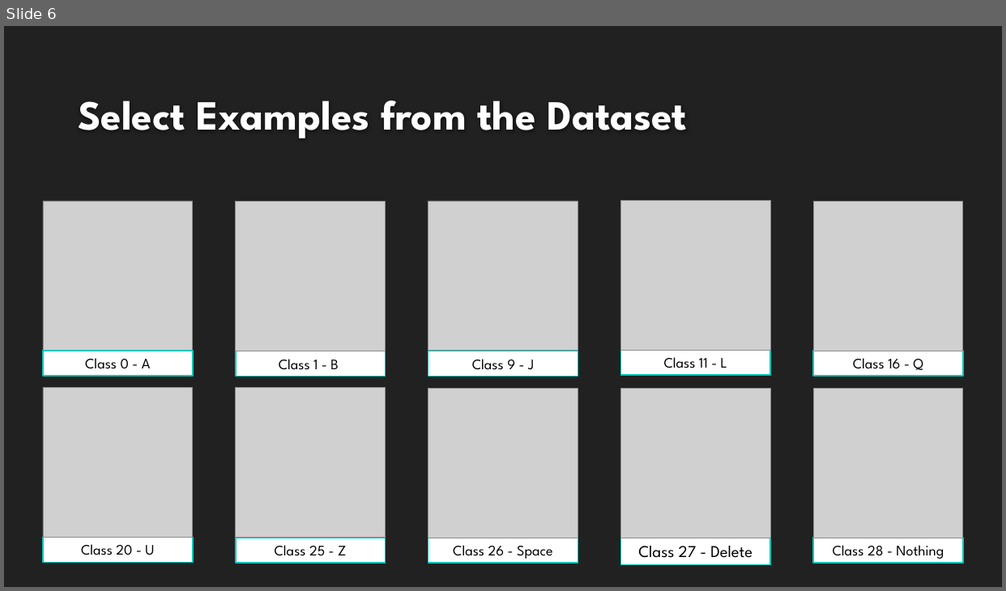
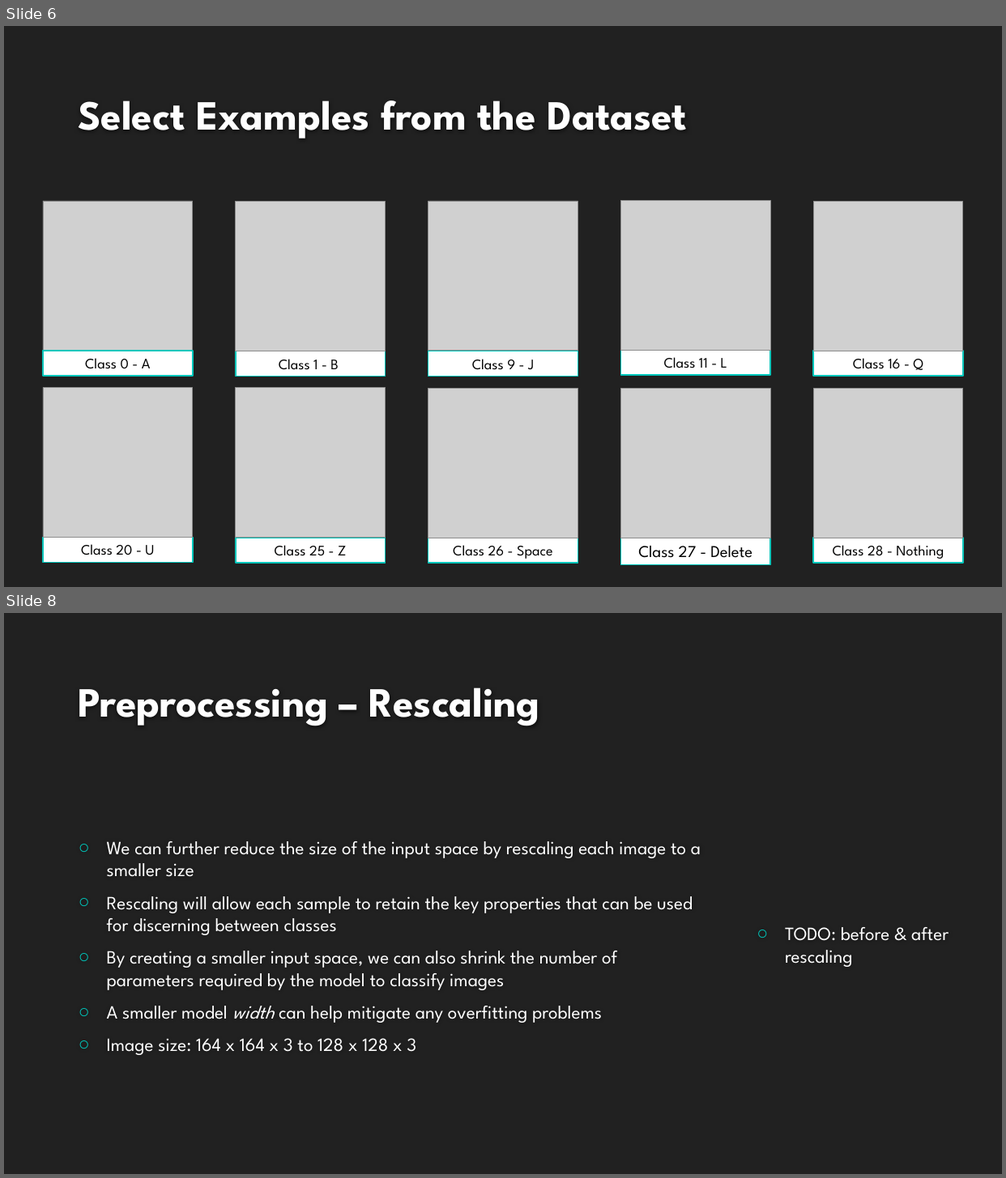
Before and after one commit to landonbuell/Buell-Masters-Project, a slide deck: milestones/BUELL_ENGR6970_Milestone04.pptx. Shown one above the other, each under a label of ours: slide 6 before the commit, slides 6 and 8 after it; the slides between them are not shown. The pictures are 1006x591 and 1006x1178 pixels, drawn with LibreOffice and Linux fonts; fonts in the diff are those of the drawing; grey boxes stand for pictures; background and template pictures are left out. Boxes give left, top, right and bottom in pixels: in the first picture for what was removed or moved away, otherwise in the second. Text is boxed around its words. In the diff, an @@ line names an element or a change of style, - is before the commit and + after.

Commit message:
Added some slides on cropping and rescaling

```diff
--- a/milestones/BUELL_ENGR6970_Milestone04.pptx
+++ b/milestones/BUELL_ENGR6970_Milestone04.pptx
@@ slide 8 added at (4, 613, 1002, 1174), background #212121 @@
@@ title added at (78, 688, 540, 726), 40 pt, text #FEFEFE, bold @@
+Preprocessing – Rescaling
@@ text added at (107, 841, 701, 1055), 18 pt, text #FFFFFF @@
+○ We can further reduce the size of the input space by rescaling each image to a smaller size
+○ Rescaling will allow each sample to retain the key properties that can be used for discerning between classes
+○ By creating a smaller input space, we can also shrink the number of parameters required by the model to classify images
+○ A smaller model width can help mitigate any overfitting problems
+○ Image size: 164 x 164 x 3 to 128 x 128 x 3
@@ text added at (785, 927, 948, 967), 18 pt, text #FFFFFF @@
+○ TODO: before & after rescaling
```
Also in this commit, not shown: 2 slides changed, 3 other slides added, 1 slide removed.
